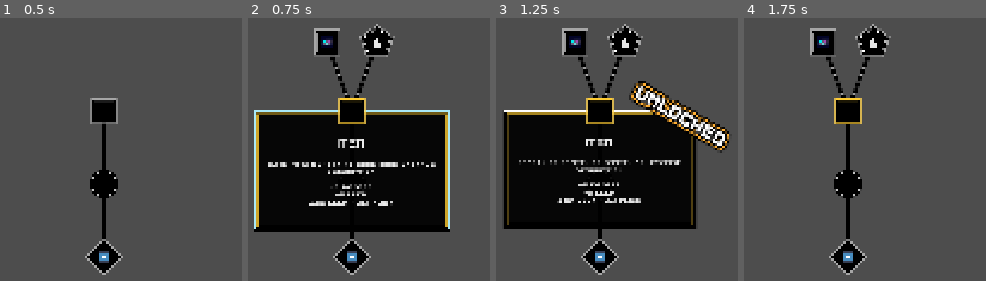
Above: before the commit, frames 1-4 (left to right).
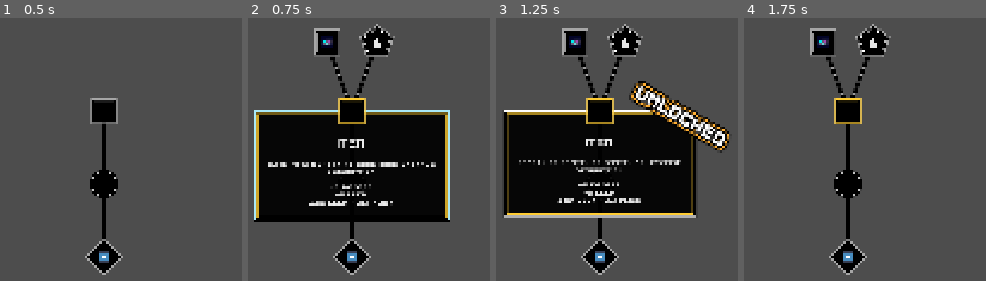
Above: after the commit, the same moments.

Repository: Yolo-Arts/Game-Off-2026
Game: Godot game, scene res://Scenes/SkillTree/skill_tree.tscn
The game is run twice, just before and just after one commit, with the same random seed, the same clock (stepped at 60 frames per second) and the same inputs. This scene is started directly instead of the project's main scene. Sound files missing from this copy of the repository are replaced by a short silence.
Inputs (mouse positions are in pixels of both pictures, inside the frame that each line leads up to):
- Up to frame 1 (0.5 s): no input
- Up to frame 2 (0.75 s): click (352, 110) at 0.52 s
- Up to frame 3 (1.25 s): no input
- Up to frame 4 (1.75 s): tap Enter at 1.25 s; move the mouse to (outside the picture) at 1.27 s; hold D (move_right) from 1.28 s (still down); click (outside the picture) at 1.42 s

Frame 1 is identical in both runs. In frame 2, 3.1% of the frame differs, in the area x 2-84%, y 76-82%; in frame 3, 4.7%, in the area x 3-83%, y 74-81%; in frame 4, nothing differs.

Commit message:
fixing tooltip bug

Diff:
--- a/Assets/Currency/currency_sprite_frames.tres
+++ b/Assets/Currency/currency_sprite_frames.tres
@@ -2,38 +2,71 @@
 
 [ext_resource type="Texture2D" uid="uid://bcy3jr32vit3q" path="res://Assets/Currency/currency-Sheet.png" id="1_sh35k"]
 
-[sub_resource type="AtlasTexture" id="AtlasTexture_f1l3p"]
+[sub_resource type="AtlasTexture" id="AtlasTexture_sh35k"]
 atlas = ExtResource("1_sh35k")
-region = Rect2(0, 0, 16, 16)
+region = Rect2(0, 0, 32, 32)
 
-[sub_resource type="AtlasTexture" id="AtlasTexture_awji3"]
+[sub_resource type="AtlasTexture" id="AtlasTexture_73xhy"]
 atlas = ExtResource("1_sh35k")
-region = Rect2(16, 0, 16, 16)
+region = Rect2(32, 0, 32, 32)
 
-[sub_resource type="AtlasTexture" id="AtlasTexture_w6in1"]
+[sub_resource type="AtlasTexture" id="AtlasTexture_uyo6s"]
 atlas = ExtResource("1_sh35k")
-region = Rect2(32, 0, 16, 16)
+region = Rect2(64, 0, 32, 32)
 
-[sub_resource type="AtlasTexture" id="AtlasTexture_kp6mm"]
+[sub_resource type="AtlasTexture" id="AtlasTexture_ojsg0"]
 atlas = ExtResource("1_sh35k")
-region = Rect2(48, 0, 16, 16)
+region = Rect2(96, 0, 32, 32)
+
+[sub_resource type="AtlasTexture" id="AtlasTexture_qcbat"]
+atlas = ExtResource("1_sh35k")
+region = Rect2(128, 0, 32, 32)
+
+[sub_resource type="AtlasTexture" id="AtlasTexture_lhihf"]
+atlas = ExtResource("1_sh35k")
+region = Rect2(160, 0, 32, 32)
+
+[sub_resource type="AtlasTexture" id="AtlasTexture_daja0"]
+atlas = ExtResource("1_sh35k")
+region = Rect2(192, 0, 32, 32)
+
+[sub_resource type="AtlasTexture" id="AtlasTexture_we7w6"]
+atlas = ExtResource("1_sh35k")
+region = Rect2(224, 0, 32, 32)
 
 [resource]
 animations = [{
 "frames": [{
 "duration": 1.0,
-"texture": SubResource("AtlasTexture_f1l3p")
+"texture": SubResource("AtlasTexture_sh35k")
 }, {
 "duration": 1.0,
-"texture": SubResource("AtlasTexture_awji3")
+"texture": SubResource("AtlasTexture_73xhy")
 }, {
 "duration": 1.0,
-"texture": SubResource("AtlasTexture_w6in1")
+"texture": SubResource("AtlasTexture_uyo6s")
 }, {
 "duration": 1.0,
-"texture": SubResource("AtlasTexture_kp6mm")
+"texture": SubResource("AtlasTexture_ojsg0")
 }],
 "loop": 1,
-"name": &"default",
+"name": &"Gears",
 "speed": 3.0
+}, {
+"frames": [{
+"duration": 1.0,
+"texture": SubResource("AtlasTexture_qcbat")
+}, {
+"duration": 1.0,
+"texture": SubResource("AtlasTexture_lhihf")
+}, {
+"duration": 1.0,
+"texture": SubResource("AtlasTexture_daja0")
+}, {
+"duration": 1.0,
+"texture": SubResource("AtlasTexture_we7w6")
+}],
+"loop": 1,
+"name": &"Stars",
+"speed": 5.0
 }]
--- a/Resources/Items/test_item2.tres
+++ b/Resources/Items/test_item2.tres
@@ -18,6 +18,11 @@
 mult = 1.5
 metadata/_custom_type_script = "uid://b6rvk2vhypt3a"
 
+[sub_resource type="Resource" id="Resource_muvpr"]
+script = ExtResource("3_7v07d")
+initial_price = 1
+metadata/_custom_type_script = "uid://cwygifwmbqpua"
+
 [resource]
 script = ExtResource("2_37tmm")
 id = "tes"
@@ -25,4 +30,6 @@
 description = "Something Something Something"
 icon = ExtResource("1_vchlk")
 modifiers = Array[ExtResource("1_27ivj")]([SubResource("Resource_354lq"), SubResource("Resource_d3qot")])
+max_level = 2
+price_data_array = Array[ExtResource("3_7v07d")]([SubResource("Resource_muvpr")])
 metadata/_custom_type_script = "uid://b8oub28nd0o4x"
--- a/Resources/Items/test_item5.tres
+++ b/Resources/Items/test_item5.tres
@@ -1,6 +1,7 @@
 [gd_resource type="Resource" script_class="ItemData" format=3 uid="uid://ccdvlcwo6qa2h"]
 
 [ext_resource type="Script" uid="uid://b6rvk2vhypt3a" path="res://Resources/Items/stat_modifier.gd" id="1_qlfn8"]
+[ext_resource type="Script" uid="uid://cwygifwmbqpua" path="res://Resources/prices/price_data.gd" id="2_lll3t"]
 [ext_resource type="Script" uid="uid://b8oub28nd0o4x" path="res://Resources/Items/item_data.gd" id="2_u0xpl"]
 
 [sub_resource type="Resource" id="Resource_354lq"]
@@ -16,9 +17,16 @@
 mult = 1.5
 metadata/_custom_type_script = "uid://b6rvk2vhypt3a"
 
+[sub_resource type="Resource" id="Resource_3v5a1"]
+script = ExtResource("2_lll3t")
+currency = 1
+initial_price = 2
+metadata/_custom_type_script = "uid://cwygifwmbqpua"
+
 [resource]
 script = ExtResource("2_u0xpl")
 id = "tes"
 display_name = "item"
 modifiers = Array[ExtResource("1_qlfn8")]([SubResource("Resource_354lq"), SubResource("Resource_d3qot")])
+price_data_array = Array[ExtResource("2_lll3t")]([SubResource("Resource_3v5a1")])
 metadata/_custom_type_script = "uid://b8oub28nd0o4x"
--- a/UI/SkillTreeTooltip/PriceBarContainer/price_bar_container.gd
+++ b/UI/SkillTreeTooltip/PriceBarContainer/price_bar_container.gd
@@ -39,6 +39,9 @@
 
 	_sprite_base_scale = start_animated_sprite_2d.scale
 	for sprite in [start_animated_sprite_2d, end_animated_sprite_2d]:
+		if sprite.sprite_frames and sprite.sprite_frames.has_animation(_currency_data.name):
+			sprite.animation = _currency_data.name
+			sprite.play()
 		sprite.modulate = color
 
 	hide()
--- a/UI/SkillTreeTooltip/PriceBarContainer/price_bar_container.tscn
+++ b/UI/SkillTreeTooltip/PriceBarContainer/price_bar_container.tscn
@@ -40,8 +40,8 @@
 position = Vector2(40, 25)
 scale = Vector2(2, 2)
 sprite_frames = ExtResource("2_8qlc6")
-autoplay = "default"
-frame_progress = 0.060818315
+animation = &"Stars"
+autoplay = "Gears"
 
 [node name="Control3" type="Control" parent="." unique_id=1619646504]
 layout_mode = 2
@@ -54,7 +54,10 @@
 anchors_preset = 15
 anchor_right = 1.0
 anchor_bottom = 1.0
-offset_bottom = 15.0
+offset_left = -15.0
+offset_top = -9.0
+offset_right = 15.0
+offset_bottom = 21.0
 grow_horizontal = 2
 grow_vertical = 2
 theme = ExtResource("4_awji3")
@@ -75,5 +78,5 @@
 position = Vector2(0, 25)
 scale = Vector2(2, 2)
 sprite_frames = ExtResource("2_8qlc6")
-autoplay = "default"
-frame_progress = 0.48113015
+animation = &"Gears"
+autoplay = "Gears"
--- a/UI/SkillTreeTooltip/upgrade_descriptor_view.gd
+++ b/UI/SkillTreeTooltip/upgrade_descriptor_view.gd
@@ -97,7 +97,7 @@
 	_refresh_content()
 	_layout_panel()
 
-# Populates the tooltip with ItemData details.'
+# Populates the tooltip with ItemData details.
 func _refresh_content() -> void:
 	if _item == null:
 		return
@@ -141,18 +141,21 @@
 	if _item == null or _item != current_item:
 		return
 
+	margin_container.size.y = 0.0
+	var panel_size := margin_container.size
+
 	# Flips tooltip position depending on button node location on screen.
 	var node_screen_origin := get_global_transform_with_canvas().origin
 	var node_scale := get_global_transform_with_canvas().get_scale()
 	var viewport_height := get_viewport_rect().size.y
-	var bottom_screen_y := node_screen_origin.y + margin_container.size.y * absf(node_scale.y)
+	var bottom_screen_y := node_screen_origin.y + panel_size.y * absf(node_scale.y)
 
 	var show_above := bottom_screen_y > (viewport_height - 10.0)
 
 	if show_above:
 		margin_container.add_theme_constant_override("margin_top", 30)
 		margin_container.add_theme_constant_override("margin_bottom", 55)
-		margin_container.position.y = -margin_container.size.y
+		margin_container.position.y = -panel_size.y
 		_rectangle_anchor_ratio = Vector2(0.5, 1.0)
 		fully_upgraded_rectangle_shape.position.y = -6.0
 	else:
@@ -168,12 +171,12 @@
 	var target_label_y := margin_container.position.y
 
 	_size_tween = create_tween().set_parallel().set_ease(Tween.EASE_OUT).set_trans(Tween.TRANS_BACK)
-	_size_tween.tween_property(level_label_pivot, "position:x", margin_container.size.x - 20.0, 0.2)
+	_size_tween.tween_property(level_label_pivot, "position:x", panel_size.x - 20.0, 0.2)
 	_size_tween.tween_property(level_label_pivot, "position:y", target_label_y, 0.2)
-	_size_tween.tween_property(background_rectangle_shape, "size", margin_container.size, 0.2)
-	_size_tween.tween_property(clipping_rectangle_shape, "size", margin_container.size, 0.2)
-	_size_tween.tween_property(foreground_rectangle_shape, "size", margin_container.size, 0.2)
-	_size_tween.tween_property(fully_upgraded_rectangle_shape, "size", margin_container.size - 12 * Vector2.ONE, 0.2)
+	_size_tween.tween_property(background_rectangle_shape, "size", panel_size, 0.2)
+	_size_tween.tween_property(clipping_rectangle_shape, "size", panel_size, 0.2)
+	_size_tween.tween_property(foreground_rectangle_shape, "size", panel_size, 0.2)
+	_size_tween.tween_property(fully_upgraded_rectangle_shape, "size", panel_size - 12 * Vector2.ONE, 0.2)
 	_size_tween.tween_property(level_label, "scale", Vector2.ONE, 0.2).set_delay(0.15)
 
 
Binary file changed: Assets/Currency/currency-Sheet.png
